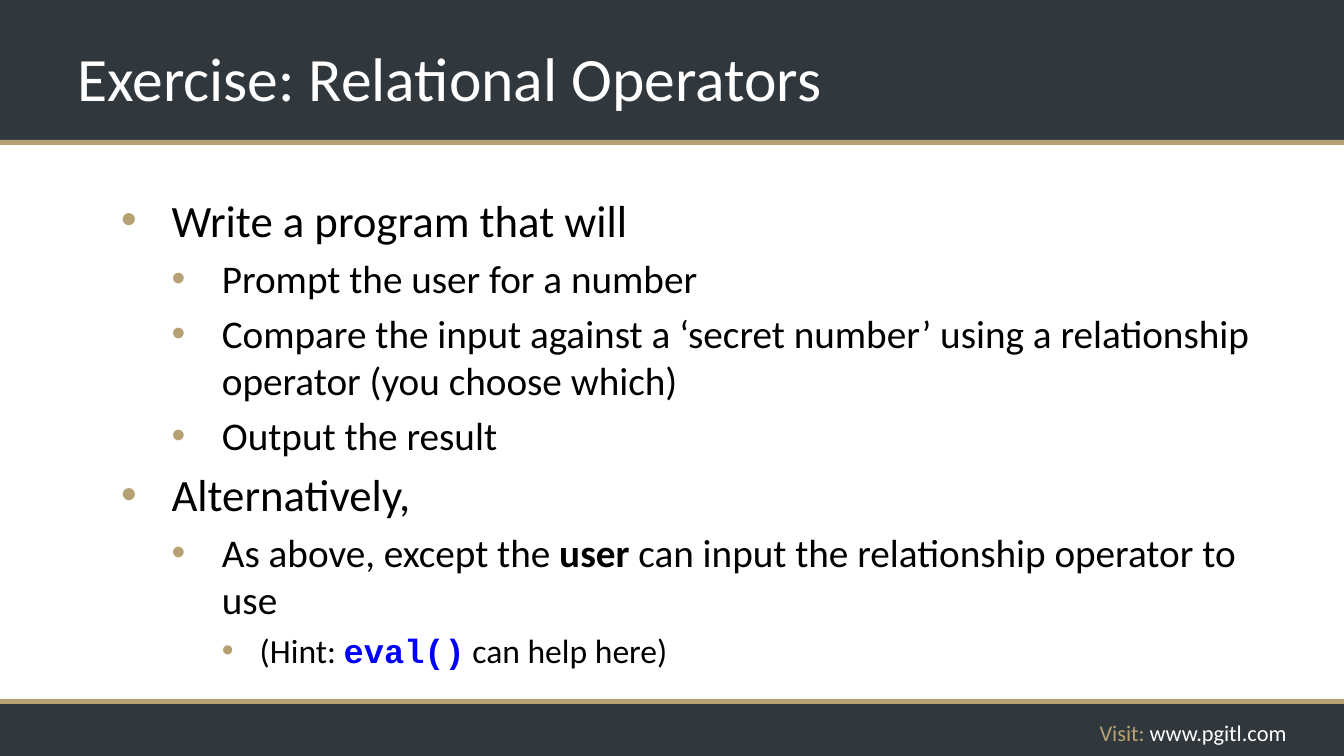
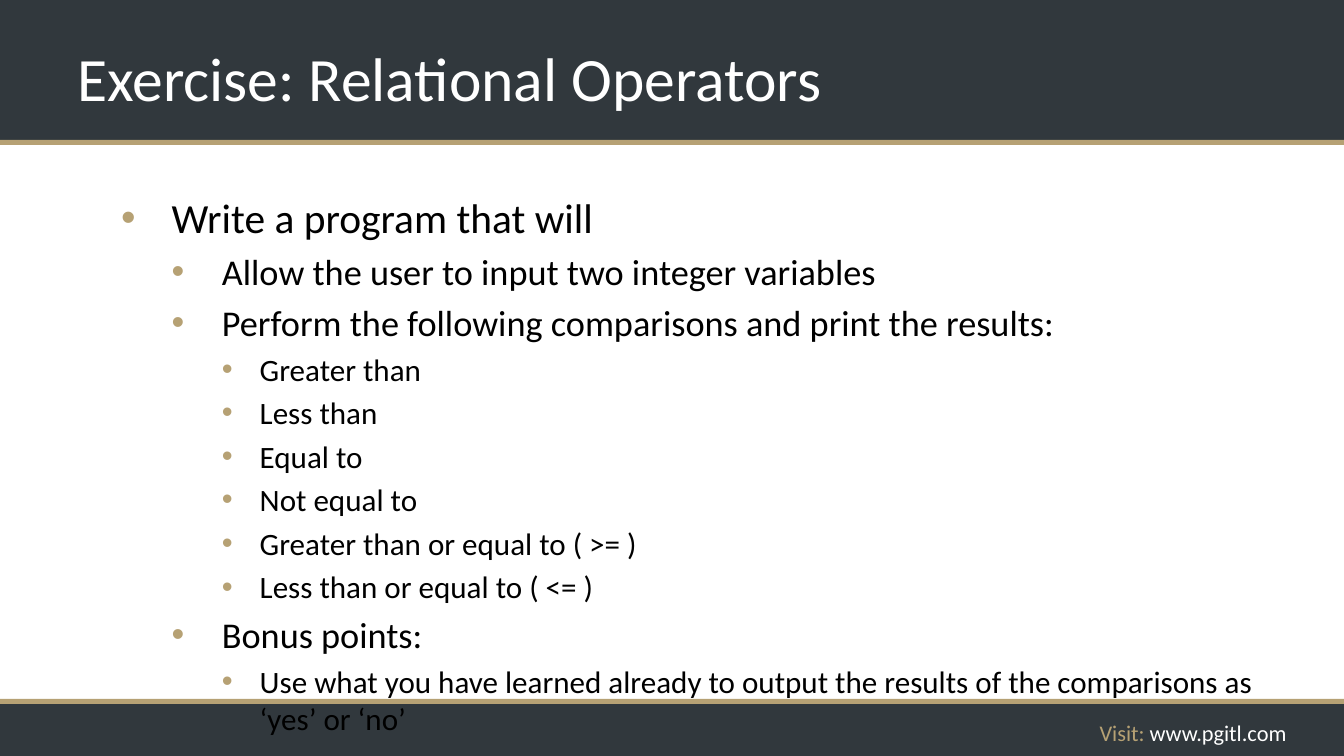
Before and after one commit to rikkouri/project-a, a slide deck: slide 87 of Programming Foundations.pptx. Drawn at 1344x756 pixels with LibreOffice and Linux fonts; fonts in the diff are those of the drawing; background and template pictures are left out. Boxes give left, top, right and bottom in pixels: in the first picture for what was removed or moved away, otherwise in the second. Text is boxed around its words. In the diff, an @@ line names an element or a change of style, - is before the commit and + after.

```diff
--- a/Programming Foundations.pptx
+++ b/Programming Foundations.pptx
@@ text at box(172, 204, 593, 240): size 32 to 29.6 pt in "Write a program that will" @@
@@ text at box(222, 259, 1252, 735): text changed; size 28 to 22.2 pt @@
-  • Prompt the user for a number
-  • Compare the input against a ‘secret number’ using a relationship operator (you choose which)
-  • Output the result
-• Alternatively,
-  • As above, except the user can input the relationship operator to use
-    • (Hint: eval() can help here)
+  • Allow the user to input two integer variables
+  • Perform the following comparisons and print the results:
+    • Greater than
+    • Less than
+    • Equal to
+    • Not equal to
+    • Greater than or equal to ( >= )
+    • Less than or equal to ( <= )
+  • Bonus points:
+    • Use what you have learned already to output the results of the comparisons as ‘yes’ or ‘no’
```
Also in this commit, not shown: 5 other slides changed, 1 slide added, 1 slide removed.
